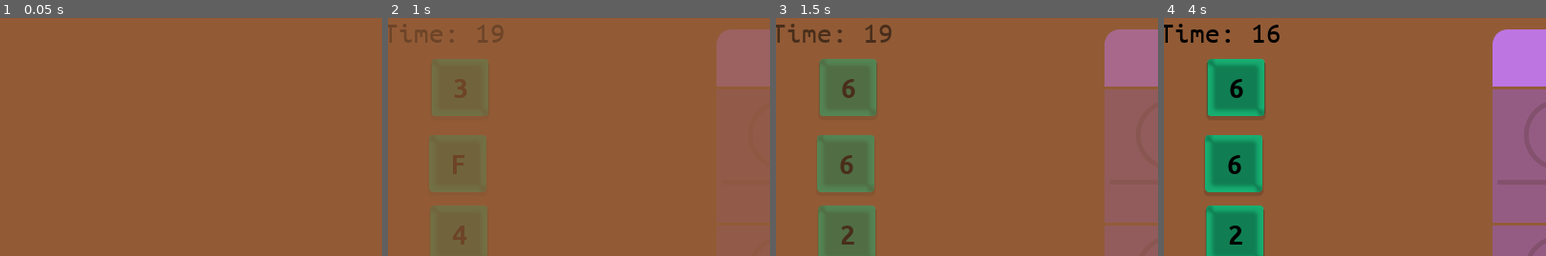
Above: before the commit, frames 1-4 (left to right).
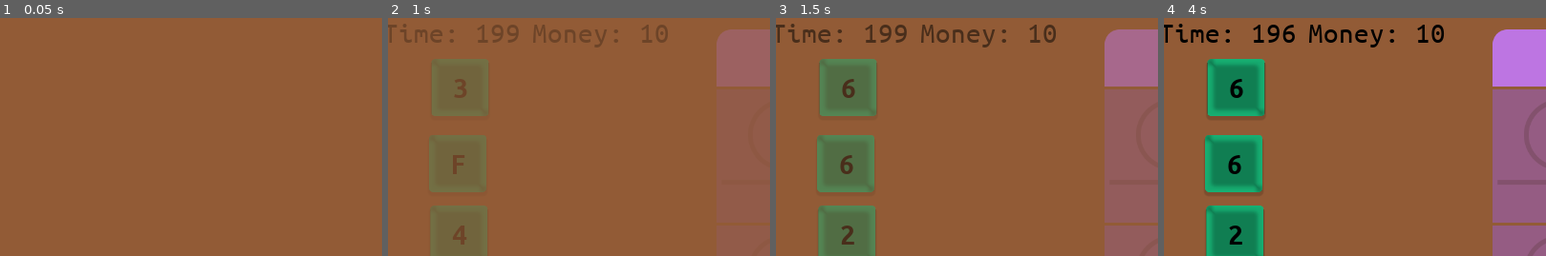
Above: after the commit, the same moments.

Repository: matzebond/DiceRepair
Game: Godot game, scene res://scenes/screens/RootNode.tscn
Two runs of this game, one before a commit and one after it. Both use one fixed random seed, a clock stepped at 60 frames per second and the inputs below.
Inputs (mouse positions are % of the whole screen's width and height, from its top left):
- Up to frame 1 (0.05 s): no input
- Up to frame 2 (1 s): tap Enter at 0.5 s; drag from (10, 15) to (52, 29) at 0.52 s
- Up to frame 3 (1.5 s): drag from (10, 31) to (52, 29) at 1.27 s
- Up to frame 4 (4 s): move the mouse to (10, 45) at 2.02 s; click (10, 45) at 2.17 s; tap Space at 2.75 s; drag from (10, 61) to (52, 58) at 2.77 s; tap Enter at 3.5 s; drag from (11, 78) to (52, 86) at 3.52 s
The pictures show only the part of the screen within x 1-51%, y 0-50%; the shares and areas given below are measured in that part.

Frame 1 is identical in both runs. In frame 2, 0.8% of the frame differs, in the area x 31-74%, y 2-13%; in frame 3, 1.0%; in frame 4, 1.2%, in the area x 27-74%, y 2-13%.

Commit message:
Added money ui and increasing money for done jobs & job steps

Diff:
--- a/scenes/jobs/Job.gd
+++ b/scenes/jobs/Job.gd
@@ -4,6 +4,8 @@
 
 const PADDING = Vector2(0, 5)
 const JOB_STEP_SIZE = Vector2(0, 224)
+
+var money_reward = 5
 
 export var steps_min:int = 1
 export var steps_max:int = 3
@@ -47,7 +49,7 @@
 func current_step_done():
     current_step += 1
     if current_step >= steps:
-        print("REWARD") # TODO add reward
+        get_tree().current_scene.active_scene.add_money(money_reward)
     enable_step(current_step)
 
 
--- a/scenes/jobs/JobStep.gd
+++ b/scenes/jobs/JobStep.gd
@@ -1,11 +1,12 @@
 extends Node2D
-
 
 export var work_min:int = 1
 export var work_max:int = 8
 var work:int
 
 var job
+
+var money_reward = 5
 
 var dice = []
 
@@ -58,6 +59,7 @@
 
 func is_done():
     job.current_step_done()
+    get_tree().current_scene.active_scene.add_money(money_reward)
     pass
 
 func _on_DropArea_drop_item(die):
--- a/scenes/screens/GameScene.gd
+++ b/scenes/screens/GameScene.gd
@@ -1,7 +1,11 @@
 extends Node2D
+
+signal money_changed(money)
 
 var game_running = false
 var time = 0
+var money = 10
+
 
 func end_scene():
     game_running = false
@@ -10,9 +14,14 @@
 
 func start_scene():
     game_running = true
-    time = 20
+    time = 200
+    emit_signal("money_changed", money)
     pass
 
 
 func get_next_scene():
     return "Upgrade"
+
+func add_money(delta):
+    money += delta
+    emit_signal("money_changed", money)
--- a/scenes/screens/GameScene.tscn
+++ b/scenes/screens/GameScene.tscn
@@ -7,6 +7,7 @@
 [ext_resource path="res://scenes/ui/TimeFont.tres" type="DynamicFont" id=5]
 [ext_resource path="res://scenes/ui/Time.gd" type="Script" id=6]
 [ext_resource path="res://scenes/screens/GameScene.gd" type="Script" id=7]
+[ext_resource path="res://scenes/ui/Money.gd" type="Script" id=8]
 
 [node name="GameScene" type="Node2D"]
 script = ExtResource( 7 )
@@ -18,6 +19,18 @@
 custom_colors/font_color = Color( 0, 0, 0, 1 )
 text = "Time: xx"
 script = ExtResource( 6 )
+__meta__ = {
+"_edit_use_anchors_": false
+}
+
+[node name="Money" type="Label" parent="."]
+margin_left = 250.0
+margin_right = 538.0
+margin_bottom = 51.0
+custom_fonts/font = ExtResource( 5 )
+custom_colors/font_color = Color( 0, 0, 0, 1 )
+text = "Money: "
+script = ExtResource( 8 )
 __meta__ = {
 "_edit_use_anchors_": false
 }
@@ -52,3 +65,4 @@
 
 [node name="Die5" parent="." instance=ExtResource( 2 )]
 position = Vector2( 141.029, 623.409 )
+[connection signal="money_changed" from="." to="Money" method="_on_GameScene_money_changed"]
--- /dev/null
+++ b/scenes/ui/Money.gd
@@ -0,0 +1,4 @@
+extends Label
+
+func _on_GameScene_money_changed(money):
+    text = "Money: " + str(money)
Not shown: 1 places in scenes/screens/GameScene.tscn that only renumber resources
